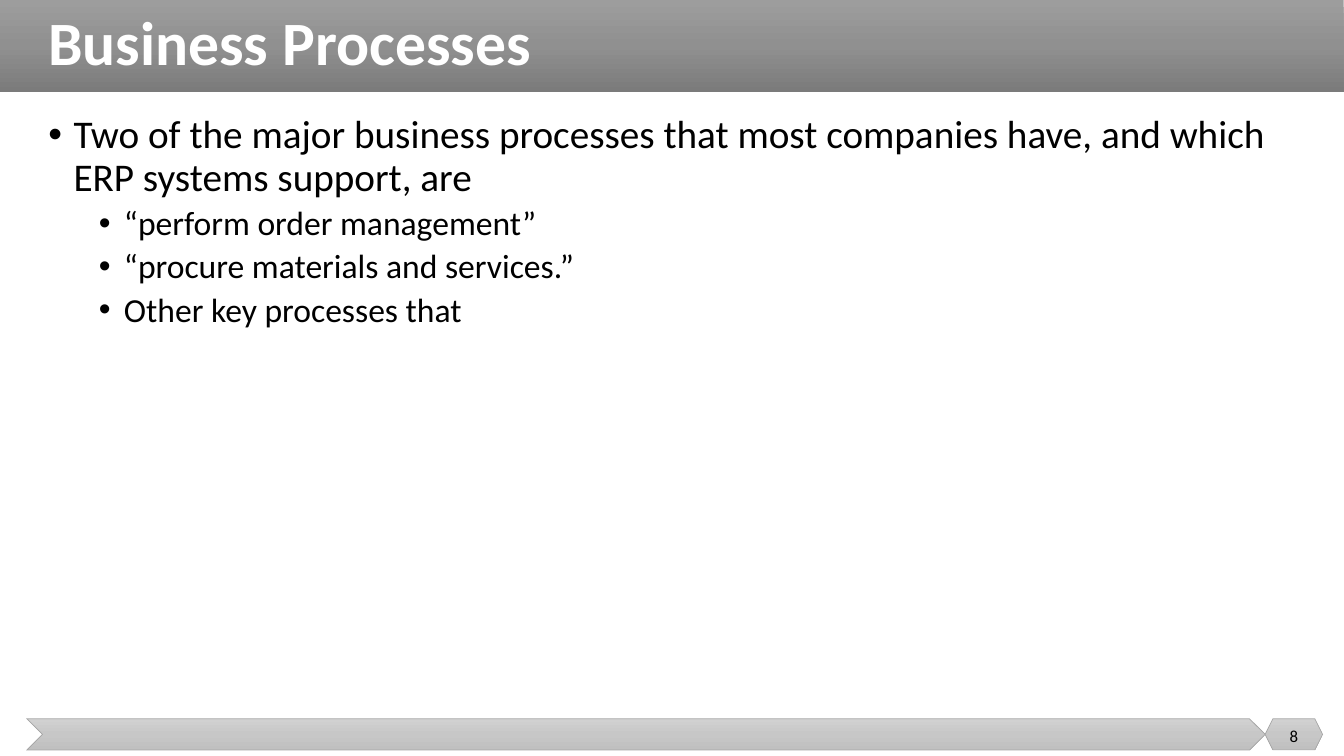
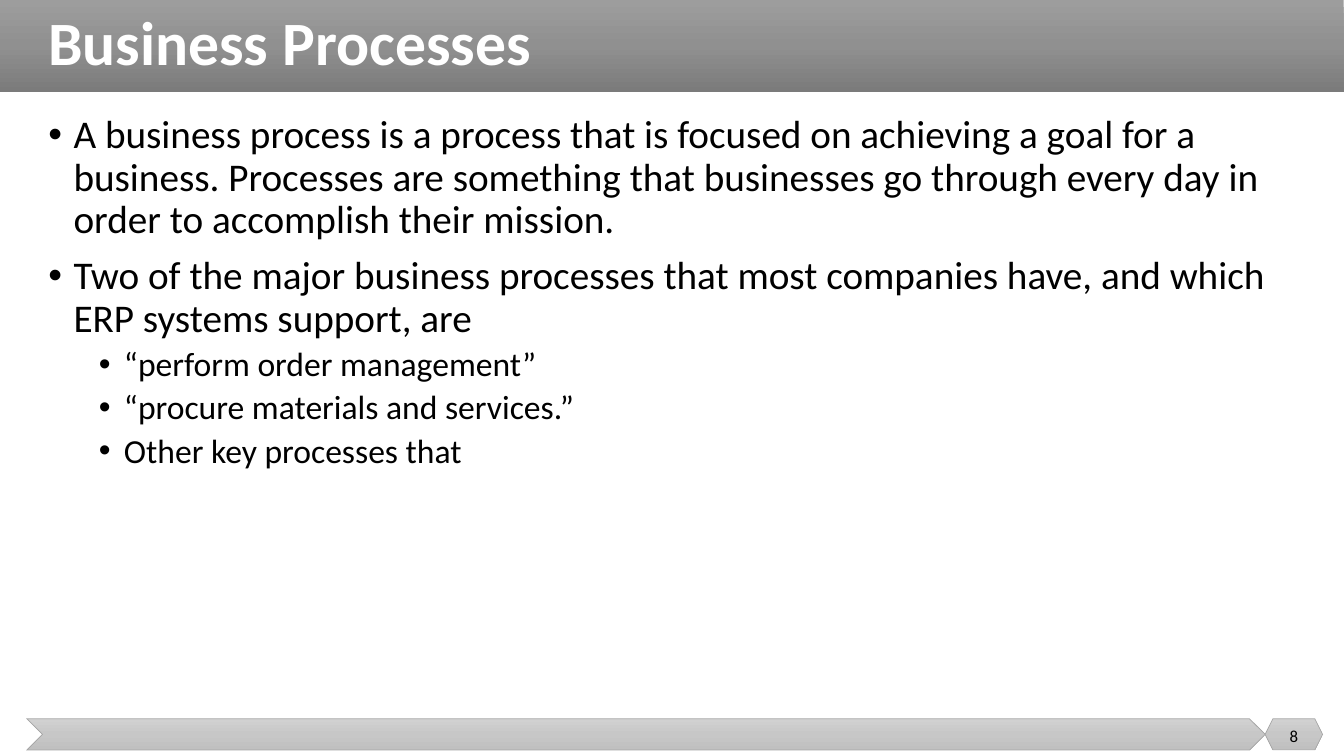
Before and after one commit to malenezi/malenezi, a slide deck: slide 8 of SE495/Lectures/3-ERP/ERP.pptx. Drawn at 1344x756 pixels with LibreOffice and Linux fonts; fonts in the diff are those of the drawing. Boxes give left, top, right and bottom in pixels: in the first picture for what was removed or moved away, otherwise in the second. Text is boxed around its words. In the diff, an @@ line names an element or a change of style, - is before the commit and + after.

```diff
--- a/SE495/Lectures/3-ERP/ERP.pptx
+++ b/SE495/Lectures/3-ERP/ERP.pptx
@@ text at bbox=[74, 120, 1259, 240]: paragraph added @@
+• A business process is a process that is focused on achieving a goal for a business. Processes are something that businesses go through every day in order to accomplish their mission.
```
Also in this commit, not shown: 1 other slide changed, 11 slides added, 6 other files.
